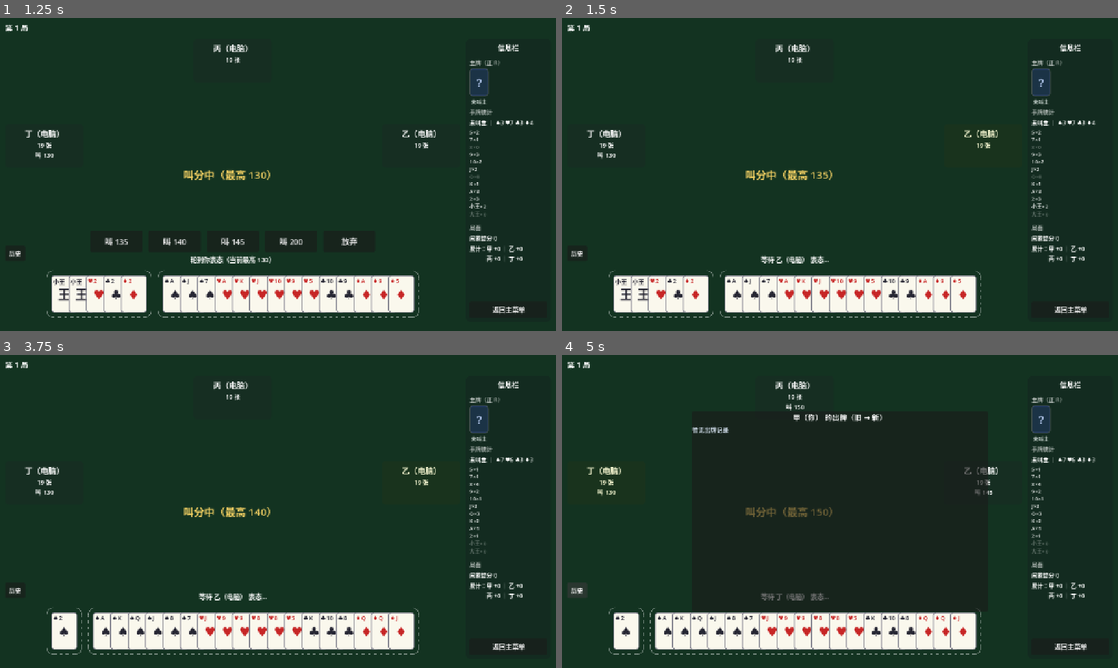
Above: before the commit, frames 1-4 (two rows, left to right).
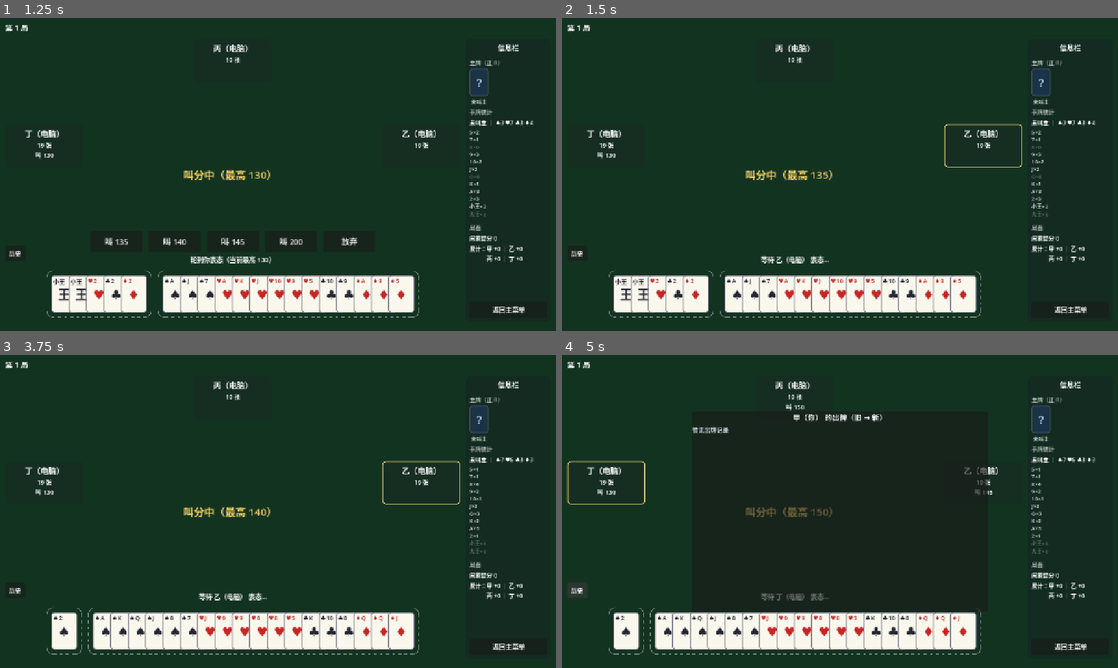
Above: after the commit, the same moments.

Repository: longy1/three-beat-one
Game: Godot game, scene res://scene/main_menu.tscn
Two runs of this game, one before a commit and one after it. Both use one fixed random seed, a clock stepped at 60 frames per second and the inputs below.
Inputs:
- Up to frame 1 (1.25 s): click "开始对局" at 0.5 s
- Up to frame 2 (1.5 s): click "叫 135" at 1.25 s
- Up to frame 3 (3.75 s): click "返回主菜单" at 2 s; click "开始对局" at 2.75 s; click "叫 140" at 3.5 s
- Up to frame 4 (5 s): click "历史" at 4.25 s

Frame 1 is identical in both runs. In frame 2, 0.2% of the frame differs, in the area x 68-83%, y 33-48%; in frame 3, 0.2%; in frame 4, 0.3%, in the area x 0-15%, y 33-48%.

Commit message:
ui: 当前行动玩家指示改为 SeatPanel 淡金色边框（样式框切换），不再改透明度；组件用例同步断言

Diff:
--- a/script/seat_panel.gd
+++ b/script/seat_panel.gd
@@ -9,12 +9,21 @@
 signal pile_exited
 
 var seat := -1
+var _style_normal: StyleBox
+var _style_highlight: StyleBox
 
 
 func _ready() -> void:
 	mouse_filter = Control.MOUSE_FILTER_STOP
 	mouse_entered.connect(func(): pile_hovered.emit(seat))
 	mouse_exited.connect(func(): pile_exited.emit())
+	# 行动指示：淡金色边框样式（复制常规样式 + 金边），不改变透明度
+	_style_normal = get_theme_stylebox("panel")
+	_style_highlight = _style_normal.duplicate()
+	if _style_highlight is StyleBoxFlat:
+		var flat := _style_highlight as StyleBoxFlat
+		flat.set_border_width_all(2)
+		flat.border_color = Color(1.0, 0.9, 0.55, 0.85)  # 淡金
 
 
 func setup(p_seat: int) -> void:
@@ -27,5 +36,6 @@
 	($VBox/StatusLabel as Label).text = status
 
 
+## 当前行动指示：淡金色边框（不改透明度）
 func set_highlight(on: bool) -> void:
-	modulate = Color(1.15, 1.12, 0.85) if on else Color.WHITE
+	add_theme_stylebox_override("panel", _style_highlight if on else _style_normal)
--- a/test/test_components.gd
+++ b/test/test_components.gd
@@ -60,10 +60,15 @@
 	test.eq(panel.get_node("VBox/NameLabel").text, "丁（电脑）", "姓名更新")
 	test.eq(panel.get_node("VBox/CountLabel").text, "17 张", "牌数更新")
 	test.eq(panel.get_node("VBox/StatusLabel").text, "叫 135", "状态更新")
+	# 行动指示：淡金色边框（不改透明度）
 	panel.set_highlight(true)
-	test.check(panel.modulate.r > 1.0, "高亮态")
+	var hl: StyleBox = panel.get_theme_stylebox("panel")
+	test.check(hl is StyleBoxFlat and (hl as StyleBoxFlat).border_color.r > 0.9
+		and (hl as StyleBoxFlat).border_width_left >= 2, "高亮 = 淡金边框")
+	test.check(panel.modulate == Color.WHITE, "高亮不改变透明度")
 	panel.set_highlight(false)
-	test.check(panel.modulate == Color.WHITE, "非高亮恢复")
+	var normal: StyleBox = panel.get_theme_stylebox("panel")
+	test.check(normal is StyleBoxFlat and (normal as StyleBoxFlat).border_width_left < 2, "非高亮恢复常规边")
 	# 悬停信号携带注入的座位号
 	var got := [-1]
 	panel.pile_hovered.connect(func(s: int): got[0] = s)
